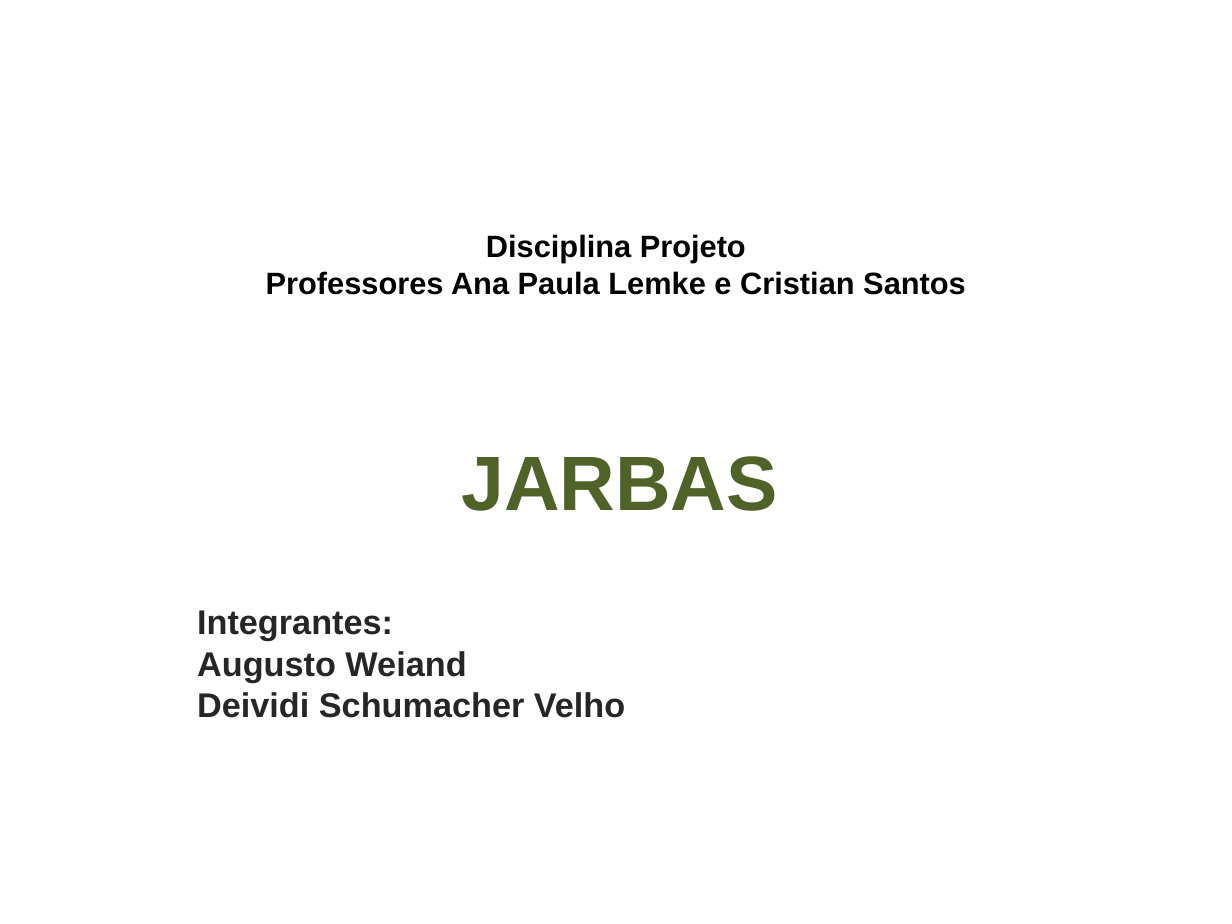
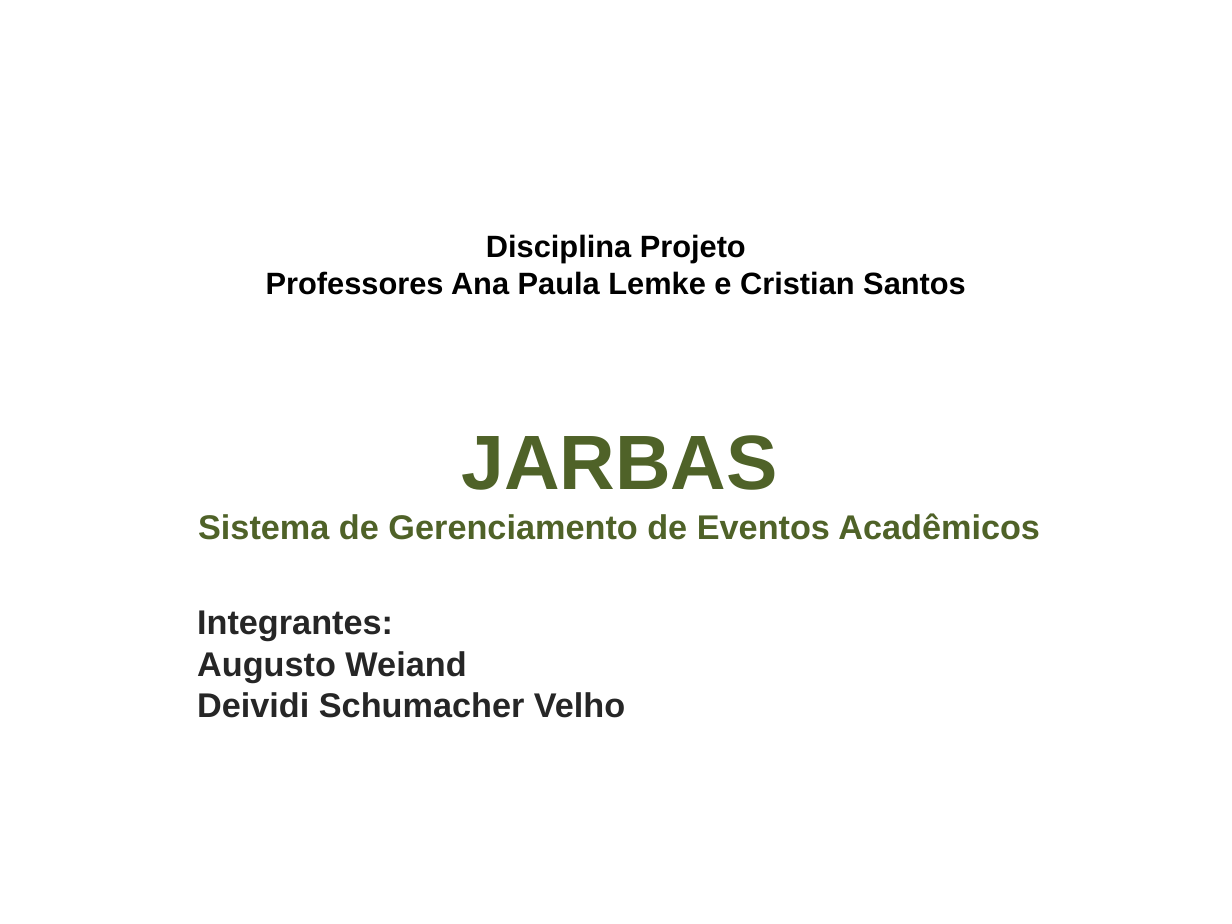
Before and after one commit to aweiand/jarbas, a slide deck: slide 1 of assets/docs/Apresentacao Jarbas.odp. Drawn at 1232x924 pixels with LibreOffice and Linux fonts; fonts in the diff are those of the drawing; background and template pictures are left out. Boxes give left, top, right and bottom in pixels: in the first picture for what was removed or moved away, otherwise in the second. Text is boxed around its words. In the diff, an @@ line names an element or a change of style, - is before the commit and + after.

Commit message:
Alteração da apresentação do Sistema, assim como algumas alterações nas classes de administração de eventos e de impressçoes para corrigir bugs

```diff
--- a/assets/docs/Apresentacao Jarbas.odp
+++ b/assets/docs/Apresentacao Jarbas.odp
@@ title at (198, 435, 1040, 540): text changed; size 45 to 20 pt @@
-JARBAS
+JARBAS
+Sistema de Gerenciamento de Eventos Acadêmicos
```
Also in this commit, not shown: 2 other slides changed, 6 slides added, 3 slides removed, 3 other files.
